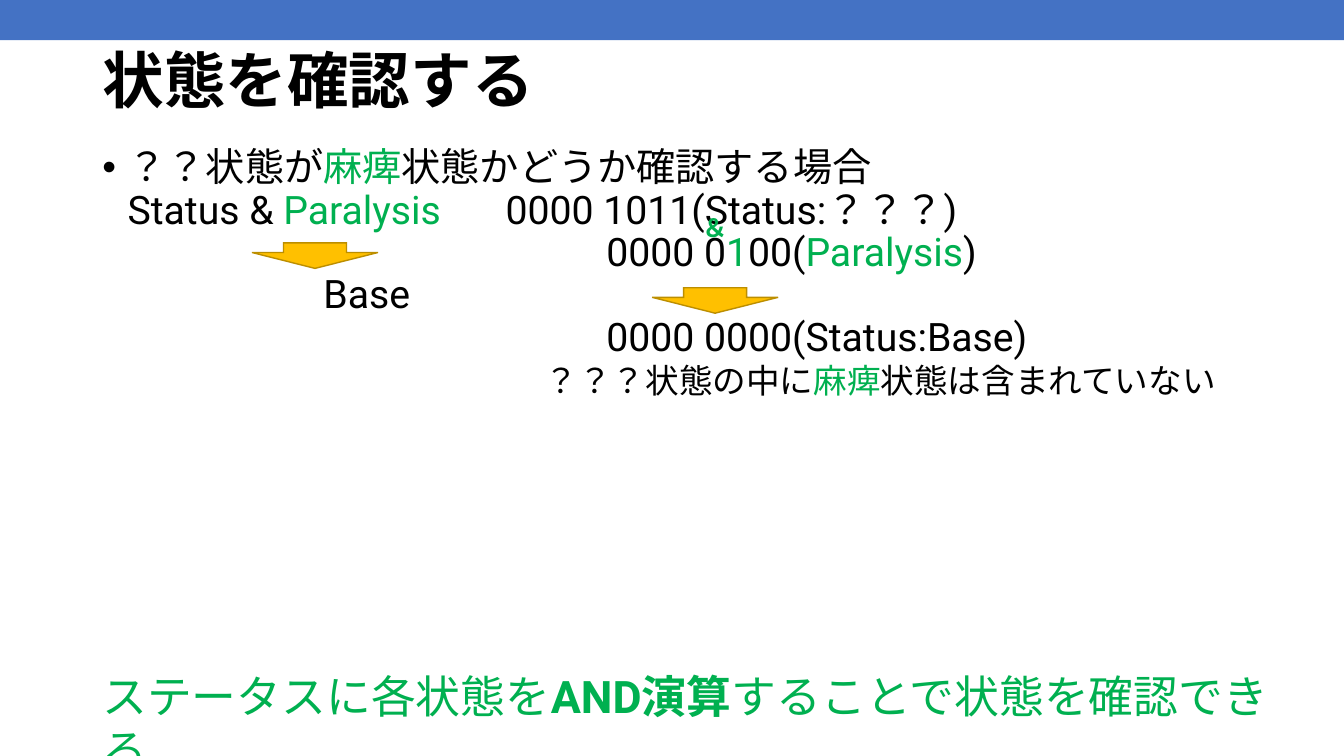
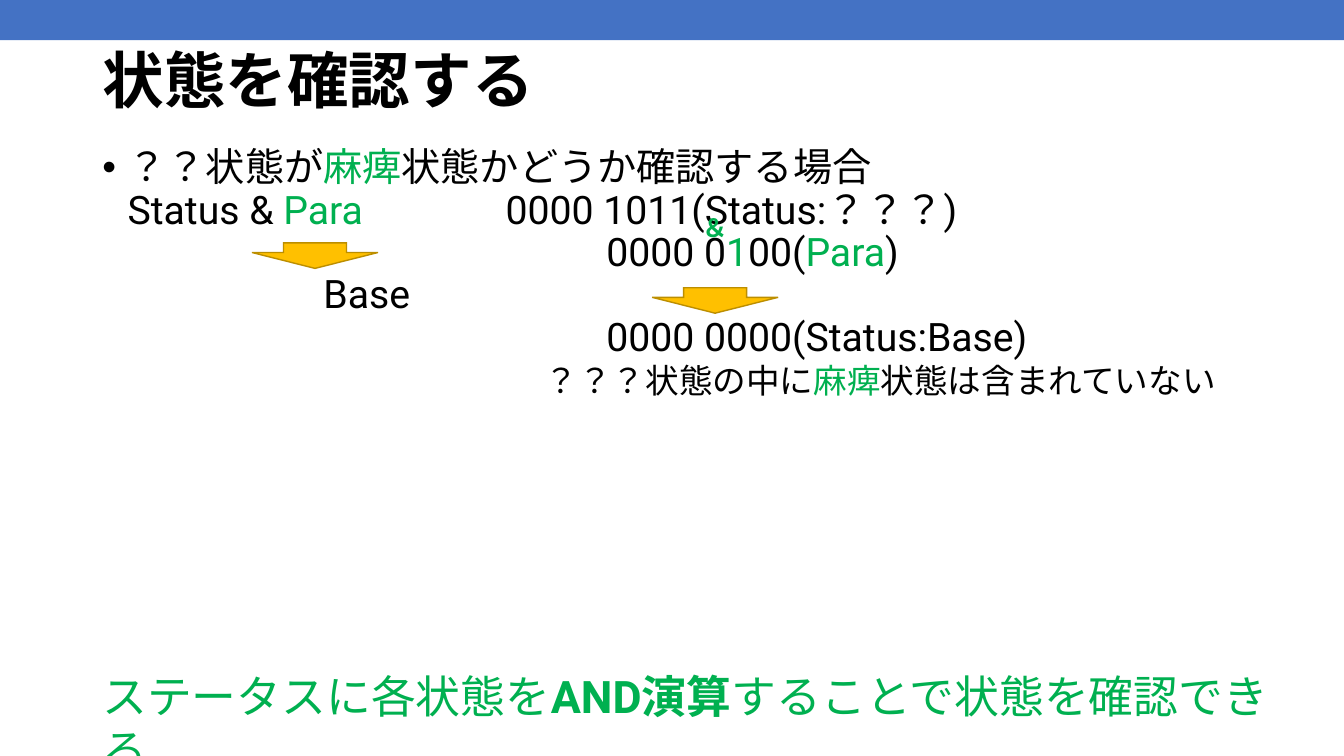
Before and after one commit to kic-murata/cpp2025, a slide deck: slide 18 of 授業資料/授業資料：ビット処理.pptx. Drawn at 1344x756 pixels with LibreOffice and Linux fonts; fonts in the diff are those of the drawing. Boxes give left, top, right and bottom in pixels: in the first picture for what was removed or moved away, otherwise in the second. Text is boxed around its words. In the diff, an @@ line names an element or a change of style, - is before the commit and + after.

```diff
--- a/授業資料/授業資料：ビット処理.pptx
+++ b/授業資料/授業資料：ビット処理.pptx
@@ text at box(128, 148, 1216, 396): text changed @@
-• ？？状態が麻痺状態かどうか確認する場合
-  Status & Paralysis 0000 1011(Status:？？？)
-  0000 0100(Paralysis)
-  Base
-  0000 0000(Status:Base)
-  ？？？状態の中に麻痺状態は含まれていない
+• ？？状態が麻痺状態かどうか確認する場合
+  Status & Para 0000 1011(Status:？？？)
+  0000 0100(Para)
+  Base
+  0000 0000(Status:Base)
+  ？？？状態の中に麻痺状態は含まれていない
```
Also in this commit, not shown: 1 other slide changed, 2 other files.
